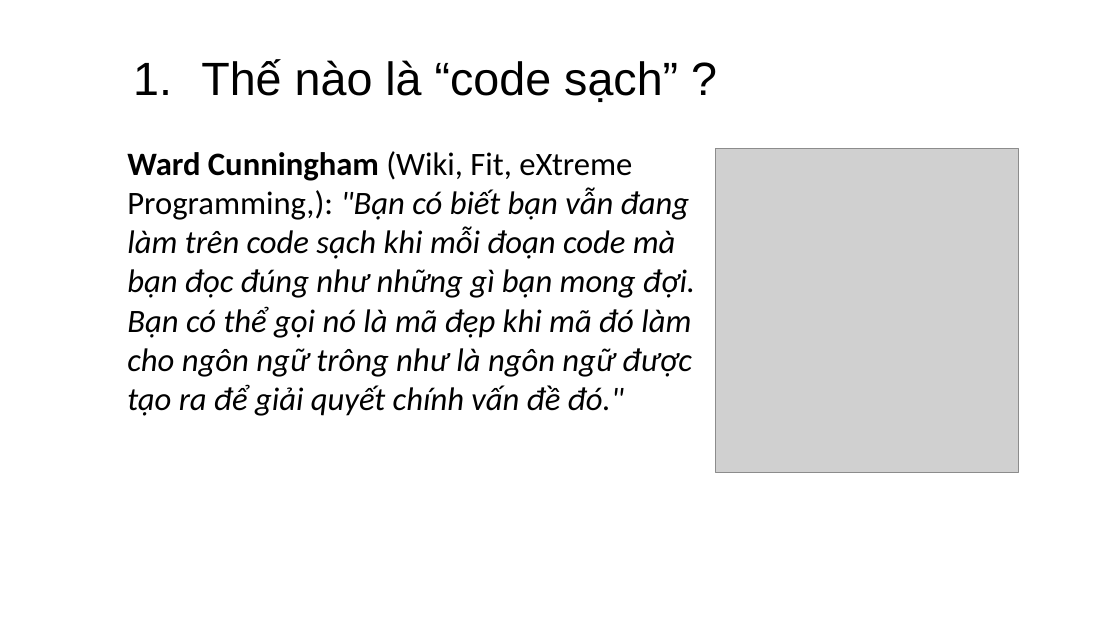
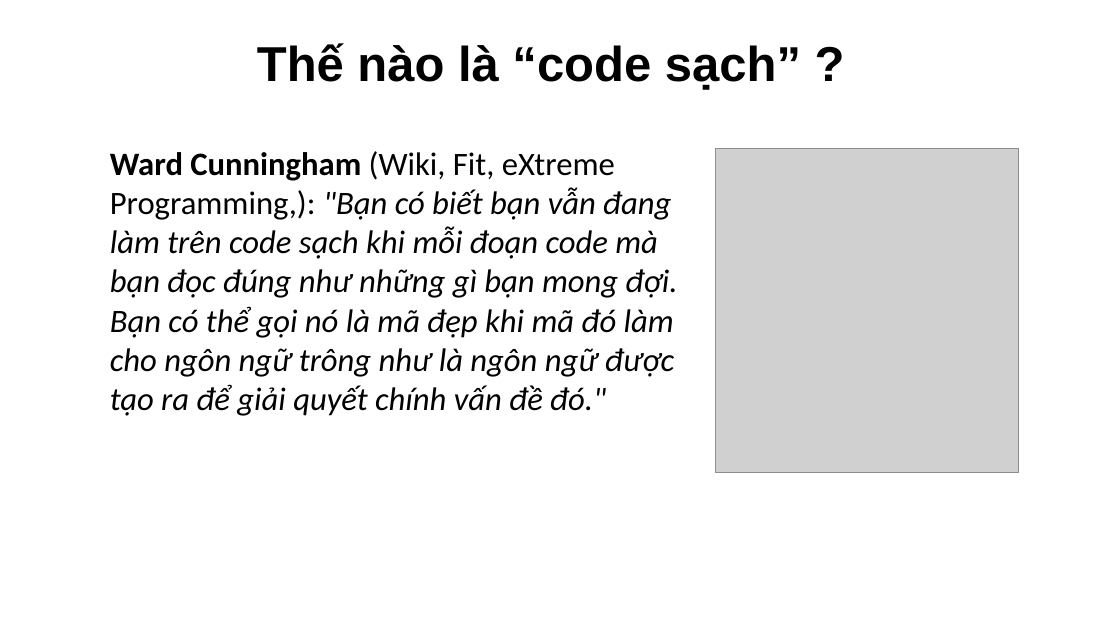
Before and after one commit to quocTuan02/demo, a slide deck: slide 4 of Note/CleanCode.pptx. Drawn at 1120x630 pixels with LibreOffice and Linux fonts; fonts in the diff are those of the drawing; grey boxes stand for pictures. Boxes give left, top, right and bottom in pixels: in the first picture for what was removed or moved away, otherwise in the second. Text is boxed around its words. In the diff, an @@ line names an element or a change of style, - is before the commit and + after.

```diff
--- a/Note/CleanCode.pptx
+++ b/Note/CleanCode.pptx
@@ text "Thế nào là “code sạch” ...": place and size @@
-text "Thế nào là “code sạch” ..." at [201, 59, 678, 102]
+text "Thế nào là “code sạch” ..." at [257, 43, 801, 90]
@@ text "Thế nào là “code sạch” ..." at [257, 43, 801, 90]: size 40 to 42 pt, bold on; alignment left to centre; bullet 1. to none @@
@@ text "Ward Cunningham (Wiki, Fit, eXtreme ...": place and size @@
-text "Ward Cunningham (Wiki, Fit, eXtreme ..." at [127, 151, 695, 416]
+text "Ward Cunningham (Wiki, Fit, eXtreme ..." at [110, 151, 678, 416]
```
Also in this commit, not shown: 16 other slides changed, 4 slides added, 5 slides removed.
